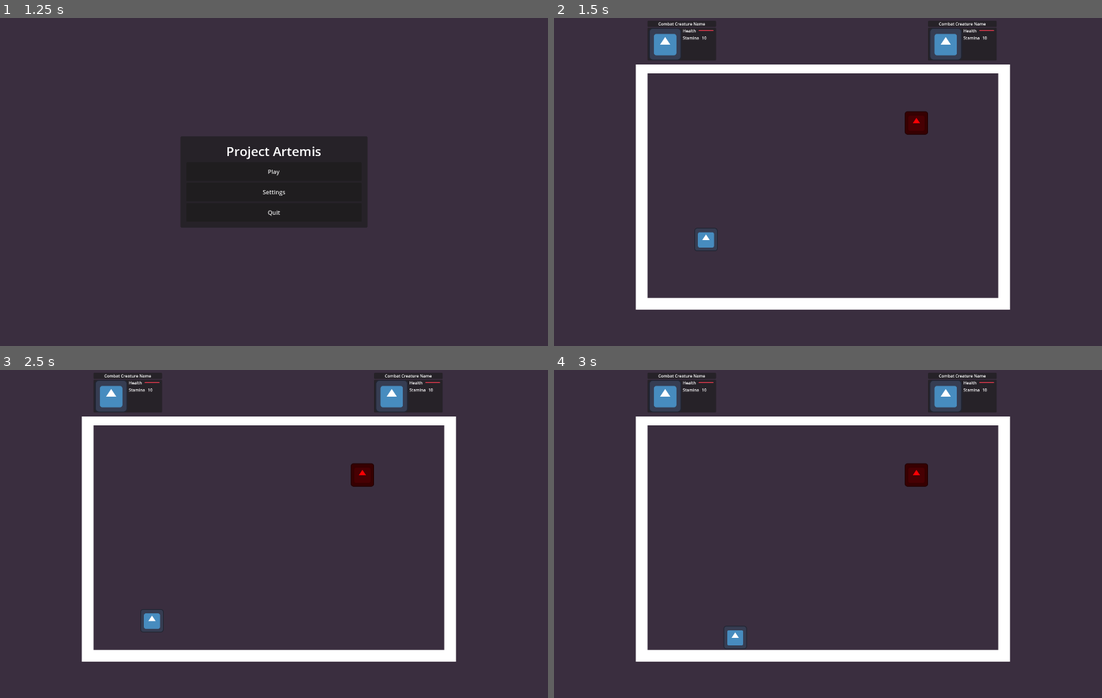
Above: before the commit, frames 1-4 (two rows, left to right).
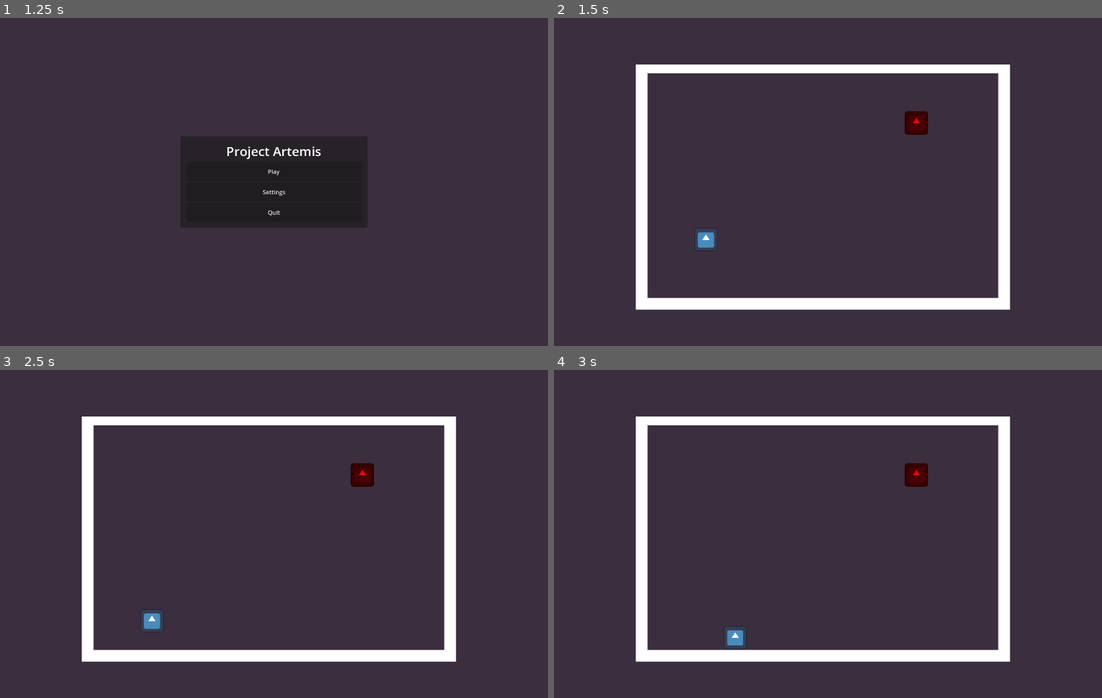
Above: after the commit, the same moments.

Repository: PhillypHenning/Artemis
Game: Godot game, scene res://scenes/Menus/main_menu.tscn
The game is run twice, just before and just after one commit, with the same random seed, the same clock (stepped at 60 frames per second) and the same inputs. The engine's default icon, where the game draws it, is replaced by a stand-in: a white triangle on a blue panel in a dark square.
Inputs:
- Up to frame 1 (1.25 s): tap Enter at 0.5 s; hold D (move_right) from 0.53 s (still down); tap 3 (attack_far) at 0.6 s
- Up to frame 2 (1.5 s): release D (move_right) at 1.25 s; click "Play" at 1.25 s
- Up to frame 3 (2.5 s): tap Space (dodge) at 2 s; hold S (move_down) from 2.03 s (still down); tap 2 (attack_medium) at 2.1 s
- Up to frame 4 (3 s): release S (move_down) at 2.78 s; hold D (move_right) from 2.78 s (still down); tap 1 (attack_near) at 2.85 s

Frame 1 is identical in both runs. In frame 2, 0.8% of the frame differs, in the area x 17-81%, y 1-13%; in frame 3, 0.8%; in frame 4, 0.8%.

Commit message:
Standardizing f/f naming

Diff:
--- a/project.godot
+++ b/project.godot
@@ -11,7 +11,7 @@
 [application]
 
 config/name="Project_Artemis"
-run/main_scene="res://scenes/Menus/main_menu.tscn"
+run/main_scene="res://scenes/menus/main_menu.tscn"
 config/features=PackedStringArray("4.2", "Forward Plus")
 config/icon="res://icon.svg"
 
--- a/scenes/Combat/combat_arena.tscn
+++ b/scenes/Combat/combat_arena.tscn
@@ -39,6 +39,7 @@
 offset_right = 256.0
 offset_bottom = 624.0
 scale = Vector2(0.988768, 1.31602)
+metadata/_edit_use_anchors_ = true
 
 [node name="BorderLeft" type="StaticBody2D" parent="Borders"]
 
@@ -53,6 +54,7 @@
 offset_right = 1232.0
 offset_bottom = 751.0
 scale = Vector2(1.99488, 1.05376)
+metadata/_edit_use_anchors_ = true
 
 [node name="BorderTop" type="StaticBody2D" parent="Borders"]
 
@@ -66,6 +68,7 @@
 offset_top = 128.0
 offset_right = 1248.0
 offset_bottom = 152.0
+metadata/_edit_use_anchors_ = true
 
 [node name="BorderBottom" type="StaticBody2D" parent="Borders"]
 
@@ -79,6 +82,7 @@
 offset_top = 768.0
 offset_right = 1248.0
 offset_bottom = 800.0
+metadata/_edit_use_anchors_ = true
 
 [node name="PlayerControlledCreature" parent="." instance=ExtResource("2_x7vg8")]
 position = Vector2(416, 608)
@@ -86,16 +90,23 @@
 [node name="TargetDummy" parent="." instance=ExtResource("3_rwrr2")]
 position = Vector2(992, 288)
 
-[node name="CombatCreatureCard" parent="." instance=ExtResource("4_agv16")]
-offset_left = 256.0
-offset_top = 8.0
-offset_right = 256.0
-offset_bottom = 8.0
-scale = Vector2(0.7, 0.7)
-
 [node name="CombatCreatureCard2" parent="." instance=ExtResource("4_agv16")]
+visible = false
 offset_left = 1024.0
 offset_top = 8.0
 offset_right = 1024.0
 offset_bottom = 8.0
 scale = Vector2(0.7, 0.7)
+metadata/_edit_use_anchors_ = true
+
+[node name="CardSpawn1" type="Node2D" parent="."]
+position = Vector2(252, 8)
+
+[node name="CombatCreatureCard" parent="CardSpawn1" instance=ExtResource("4_agv16")]
+visible = false
+anchors_preset = 15
+anchor_right = 1.0
+anchor_bottom = 1.0
+grow_horizontal = 2
+grow_vertical = 2
+scale = Vector2(0.7, 0.7)
--- a/scenes/Combat/player_controlled_creature.tscn
+++ b/scenes/Combat/player_controlled_creature.tscn
@@ -1,6 +1,6 @@
 [gd_scene load_steps=4 format=3 uid="uid://bch1inx7rhsor"]
 
-[ext_resource type="Script" path="res://scripts/Combat/Combat_Creatures/player_controlled_creature.gd" id="1_mkw86"]
+[ext_resource type="Script" path="res://scripts/combat/combat_creatures/player_controlled_creature.gd" id="1_mkw86"]
 [ext_resource type="Texture2D" uid="uid://bgjksahkabcfy" path="res://icon.svg" id="2_d02q3"]
 
 [sub_resource type="RectangleShape2D" id="RectangleShape2D_qba28"]
--- a/scenes/Combat/target_dummy.tscn
+++ b/scenes/Combat/target_dummy.tscn
@@ -1,7 +1,7 @@
 [gd_scene load_steps=4 format=3 uid="uid://c8cdet8dkmps6"]
 
 [ext_resource type="Texture2D" uid="uid://bgjksahkabcfy" path="res://icon.svg" id="1_ol3m8"]
-[ext_resource type="Script" path="res://scripts/Combat/Combat_Creatures/target_dummy.gd" id="1_ttclq"]
+[ext_resource type="Script" path="res://scripts/combat/combat_creatures/target_dummy.gd" id="1_ttclq"]
 
 [sub_resource type="RectangleShape2D" id="RectangleShape2D_xnifc"]
 size = Vector2(64, 64)
--- a/scenes/Menus/main_menu.tscn
+++ b/scenes/Menus/main_menu.tscn
@@ -1,14 +1,14 @@
 [gd_scene load_steps=5 format=3 uid="uid://b2nnwujgr5q6h"]
 
-[ext_resource type="Script" path="res://scripts/Menus/MainMenu.gd" id="1_4tvjj"]
-[ext_resource type="Texture2D" uid="uid://rpa10nbehg0v" path="res://graphics/background/bg.png" id="2_3e1uw"]
-[ext_resource type="Texture2D" uid="uid://kvfnuub0g2nx" path="res://graphics/studio-intro/Roasted-Goblin-Intro.png" id="3_nsx6i"]
-[ext_resource type="AudioStream" uid="uid://dsj52r0q15om7" path="res://audio/studio-intro/056399721-goblin-laugh-3.mp3" id="4_oif66"]
+[ext_resource type="Script" path="res://scripts/menus/main_menu.gd" id="1_dadkk"]
+[ext_resource type="Texture2D" uid="uid://rpa10nbehg0v" path="res://graphics/background/bg.png" id="2_hntwy"]
+[ext_resource type="Texture2D" uid="uid://kvfnuub0g2nx" path="res://graphics/studio_intro/roasted_goblin_intro.png" id="3_716ny"]
+[ext_resource type="AudioStream" uid="uid://dsj52r0q15om7" path="res://audio/studio-intro/056399721-goblin-laugh-3.mp3" id="4_cj77w"]
 
 [node name="MainMenu" type="Node"]
 
 [node name="CanvasLayer" type="CanvasLayer" parent="."]
-script = ExtResource("1_4tvjj")
+script = ExtResource("1_dadkk")
 
 [node name="Main" type="Control" parent="CanvasLayer"]
 visible = false
@@ -134,13 +134,13 @@
 anchor_bottom = 1.0
 grow_horizontal = 2
 grow_vertical = 2
-texture = ExtResource("3_nsx6i")
+texture = ExtResource("3_716ny")
 expand_mode = 1
 
 [node name="Audios" type="Node" parent="."]
 
 [node name="AudioStreamPlayer2D" type="AudioStreamPlayer2D" parent="Audios"]
-stream = ExtResource("4_oif66")
+stream = ExtResource("4_cj77w")
 
 [connection signal="pressed" from="CanvasLayer/Main/CenterContainer/PanelContainer/MarginContainer/VBoxContainer/PlayButton" to="CanvasLayer" method="_on_play_button_pressed"]
 [connection signal="pressed" from="CanvasLayer/Main/CenterContainer/PanelContainer/MarginContainer/VBoxContainer/SettingsButton" to="CanvasLayer" method="_on_settings_button_pressed"]
--- a/scenes/UI/combat_creature_card.tscn
+++ b/scenes/UI/combat_creature_card.tscn
@@ -1,7 +1,7 @@
 [gd_scene load_steps=3 format=3 uid="uid://bshn165lv7whk"]
 
 [ext_resource type="Texture2D" uid="uid://bgjksahkabcfy" path="res://icon.svg" id="1_dosg8"]
-[ext_resource type="Texture2D" uid="uid://bawdhuxx5041g" path="res://graphics/combat/healthbarProgress.png" id="2_ohqj5"]
+[ext_resource type="Texture2D" uid="uid://bawdhuxx5041g" path="res://graphics/combat/healthbar/healthbar_progress.png" id="2_ohqj5"]
 
 [node name="CombatCreatureCard" type="Control"]
 layout_mode = 3
--- a/scripts/Menus/MainMenu.gd
+++ b/scripts/menus/main_menu.gd
@@ -6,7 +6,6 @@
 @onready var background = $"../Backgrounds/Background"
 @onready var studio_intro = $"../Backgrounds/StudioIntro"
 @onready var audio_stream_player_2d = $"../Audios/AudioStreamPlayer2D"
-
 
 func _ready() -> void:
 	intro_timer.start()
Renamed: graphics/combat/healthbarProgress.png -> graphics/combat/healthbar/healthbar_progress.png
Not shown, changed: graphics/combat/healthbar/healthbar_progress.png.import
Renamed: graphics/combat/healthbarUnder.png -> graphics/combat/healthbar/healthbar_under.png
Not shown, changed: graphics/combat/healthbar/healthbar_under.png.import
Renamed: graphics/studio-intro/Roasted-Goblin-Intro.png -> graphics/studio_intro/roasted_goblin_intro.png
Not shown, changed: graphics/studio_intro/roasted_goblin_intro.png.import
Not shown: 1 places in scenes/Menus/main_menu.tscn that only renumber resources
